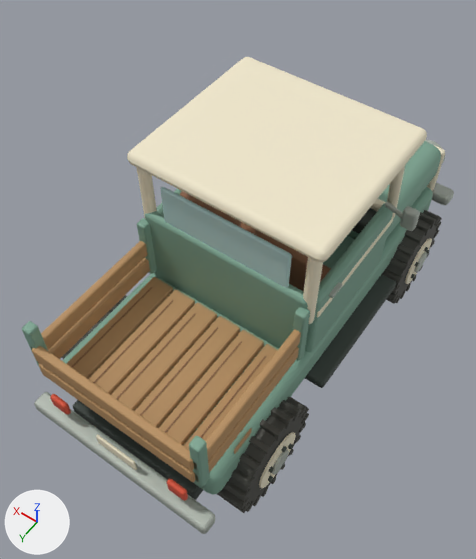
The Blender file art/source/farm_pickup.blend, before and after one commit.
The view is the same before and after, from a 50 mm lens placed at (-2.83, 4.63, 8.01), pointed at (0.1, 0.52, 1.55). The lights are fixed; the arrows at lower left show +X, +Y and +Z. The first picture is the older version.

Before the edit, the objects in view are built like this:
```python
ob_pickupbody = bpy.data.objects.new('PickupBody', me_cubo)
ob_pickupbody.location = (0.0, 0.0, 0.0)
ob_wheel_fl = bpy.data.objects.new('Wheel_FL', me_cilindro_013)
ob_wheel_fl.location = (-1.18, -1.84, 0.65)
ob_wheel_rl = bpy.data.objects.new('Wheel_RL', me_cilindro_029)
ob_wheel_rl.location = (-1.18, 1.85, 0.65)
# also in view: 'DriverDoor' at (-1.25, -0.07, 1.98)
```
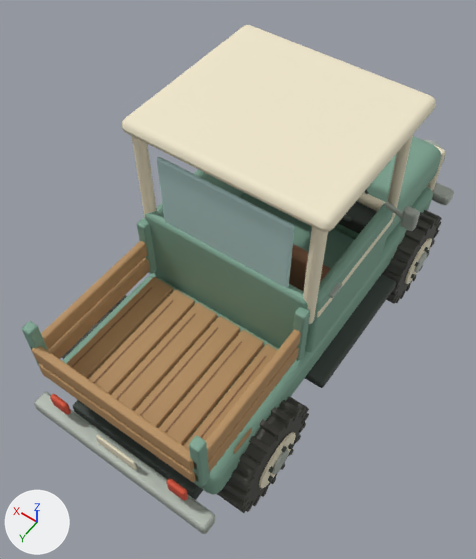
The change in detail:
me_cubo is used by ob_pickupbody; location (0.0, 0.0, 0.0).
me_cubo had 6240 vertices, 6190 faces and spanned x -1.4..1.5, y -3.21..3.06, z 0.24..3.39.
me_cubo now has 6240 vertices, 6190 faces and spans x -1.4..1.5, y -3.21..3.06, z 0.24..3.81.
me_cubo part 1: the loose piece of 96 vertices spanning x -1.23..1.23, y -1.22..1.01, z 3.21..3.39 is moved by (0.0, 0.0, 0.42).
me_cubo part 2: 80 of the vertices in x -1.16..1.16, y 0.81..0.96, z 3.02..3.24 are moved by (0.0, 0.0, 0.42).
me_cubo part 3: all 16 vertices in x -1.15..-1.02, y -0.94..-0.82, z 3.22..3.24 are moved by (0.0, 0.0, 0.42).
Other edits to the shape of me_cubo do not show in these pictures.

Pixel boxes (x1, y1, x2, y2) of what changed, in the pictures (476 x 559 px; the box of a moved part takes in the faces that stretch with it):
'PickupBody', reshaped (7% taller)
    before: (22, 57, 454, 534)
    after: (22, 25, 454, 534)
part 1 of me_cubo, moved or reshaped
    before: (127, 57, 427, 262)
    after: (122, 25, 436, 232)
part 2 of me_cubo, moved or reshaped
    before: (137, 168, 323, 324)
    after: (132, 136, 328, 324)
part 3 of me_cubo, moved or reshaped
    before: (387, 166, 405, 217)
    after: (387, 135, 413, 217)
